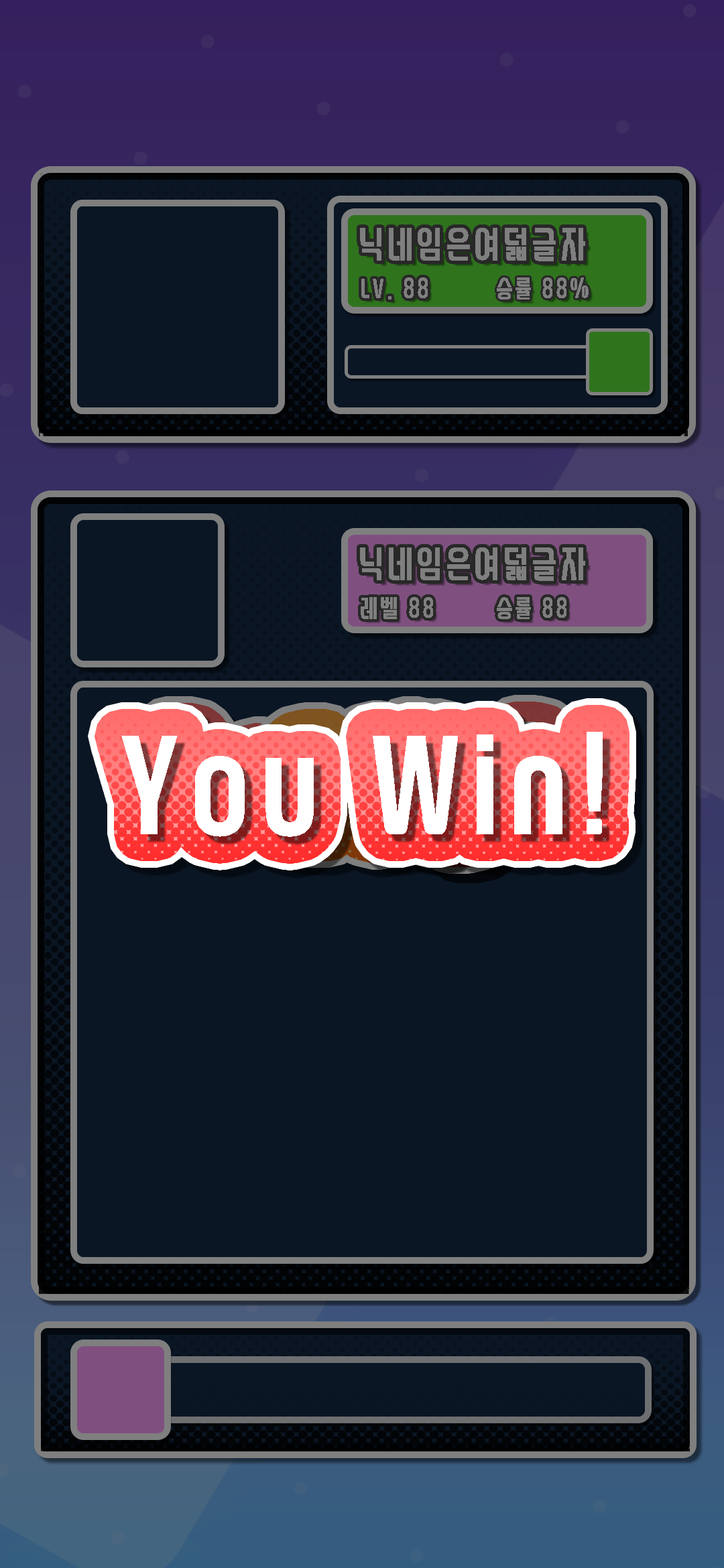
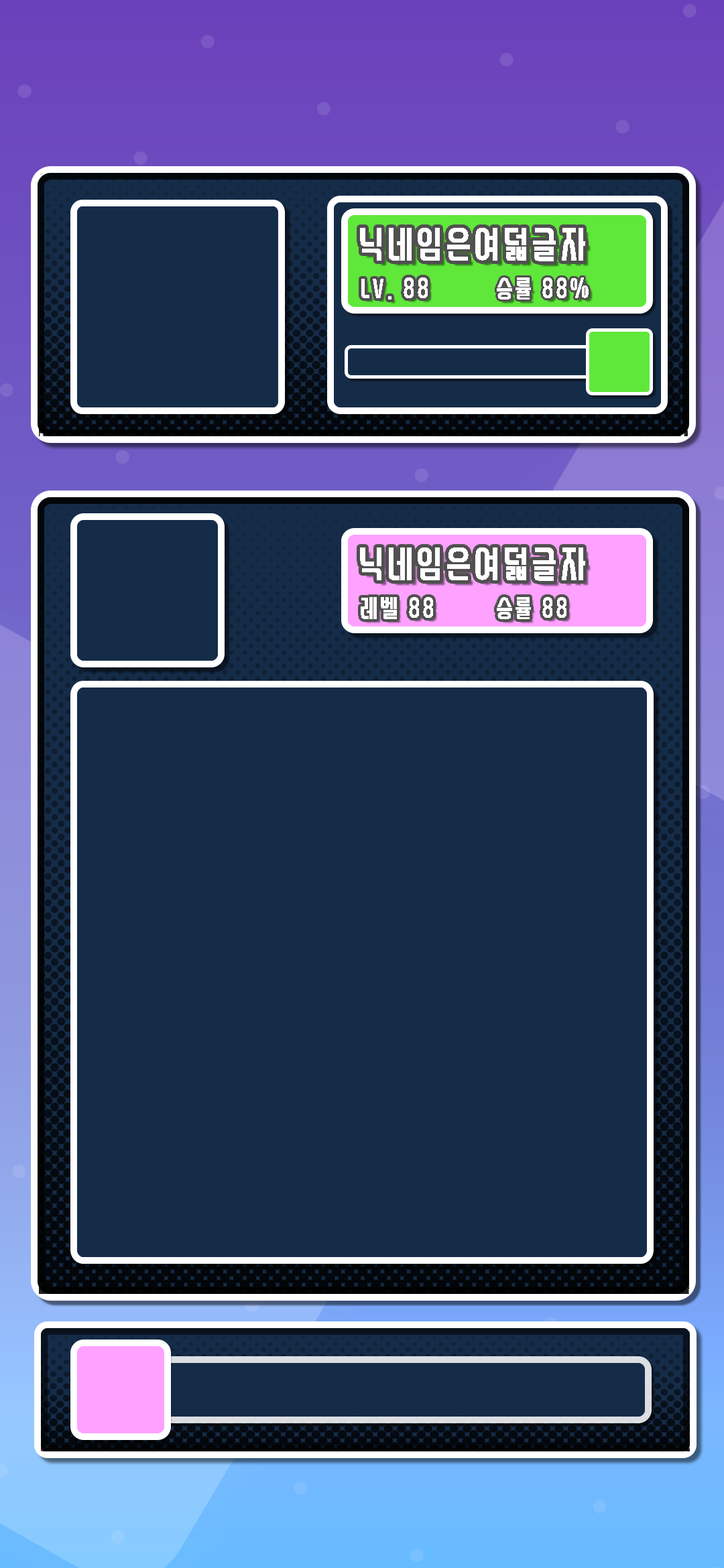
Comparing the layer stacks of the two w=724, h=1568 images. Changes:
hid group "YouWin" (1 layers) over [0, 0, 724, 1568]
hid group "Go" (1 layers) over [249, 698, 484, 879]
hid group "Ready" (1 layers) over [138, 694, 596, 884]
